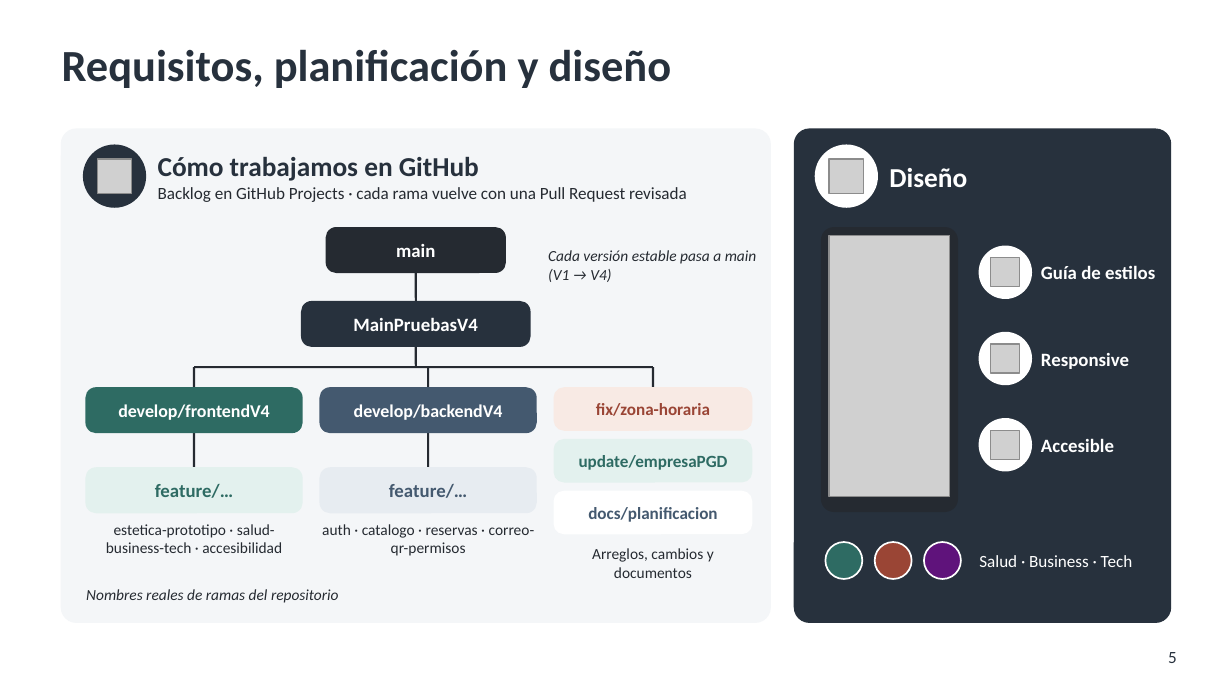
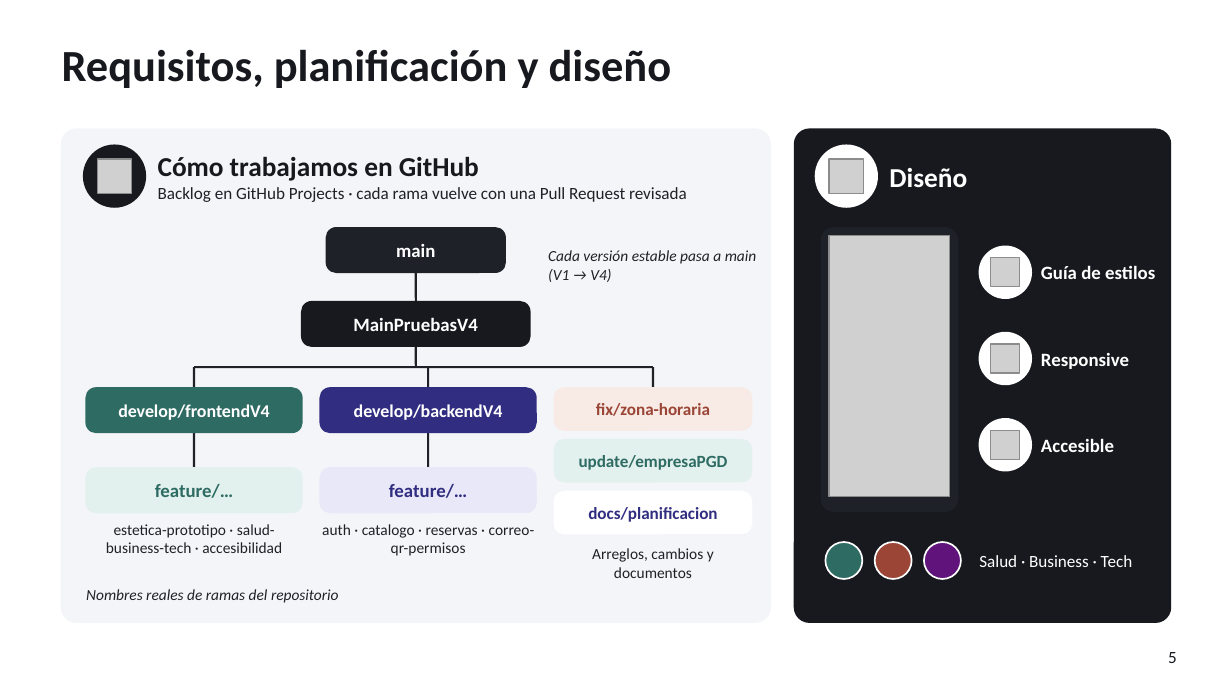
Before and after one commit to pablopedron/SABITECH, a slide deck: slide 5 of documents/Presentacion/07_2_DAW_Intermodular_1Evaluacion_SABITECH_WEB_Presentacion.pptx. Drawn at 1232x693 pixels with LibreOffice and Linux fonts; fonts in the diff are those of the drawing; grey boxes stand for pictures; background and template pictures are left out. Boxes give left, top, right and bottom in pixels: in the first picture for what was removed or moved away, otherwise in the second. Text is boxed around its words. In the diff, an @@ line names an element or a change of style, - is before the commit and + after.

```diff
--- a/documents/Presentacion/07_2_DAW_Intermodular_1Evaluacion_SABITECH_WEB_Presentacion.pptx
+++ b/documents/Presentacion/07_2_DAW_Intermodular_1Evaluacion_SABITECH_WEB_Presentacion.pptx
@@ title "Requisitos, planificación y diseño" at (62, 49, 672, 88): text colour #27313D to #17191F @@
@@ rounded rectangle at (62, 129, 770, 622): fill #F4F6F8 to #F4F5F8; outline #F4F6F8 1 pt to #F4F5F8 1 pt @@
@@ text "Cómo trabajamos en GitHub" at (158, 156, 687, 202): text colour #27313D to #17191F in "Cómo trabajamos en GitHub"; text colour #252A31 to #1E2128 in "Backlog en GitHub Projects · cada rama ..." @@
@@ fill #27313D to #17191F; outline #27313D 1 pt to #17191F 1 pt in 3 elements at (84, 145, 145, 207), (302, 302, 530, 346), (795, 129, 1170, 622) @@
@@ rounded rectangle at (822, 228, 957, 511): fill #252A31 to #1E2128; outline #252A31 1 pt to #1E2128 1 pt @@
@@ line (416, 272) - (416, 302): stroke #252A31 1.25 pt to #1E2128 1.25 pt @@
@@ line (416, 346) - (416, 367): stroke #252A31 1.25 pt to #1E2128 1.25 pt @@
@@ rounded rectangle at (320, 388, 536, 432): fill #44596F to #312E81; outline #44596F 1 pt to #312E81 1 pt @@
@@ line (429, 367) - (429, 388): stroke #252A31 1.25 pt to #1E2128 1.25 pt @@
@@ line (429, 432) - (429, 468): stroke #252A31 1.25 pt to #1E2128 1.25 pt @@
@@ text "feature/…" at (389, 484, 467, 498): text colour #44596F to #312E81 @@
@@ rounded rectangle at (320, 468, 536, 513): fill #E7ECF1 to #E9E8F8; outline #E7ECF1 1 pt to #E9E8F8 1 pt @@
@@ text "docs/planificacion" at (588, 507, 717, 522): text colour #44596F to #312E81 @@
@@ page number at (1168, 652, 1177, 663): text colour #27313D to #17191F @@
```
Also in this commit, not shown: 14 other slides changed.
